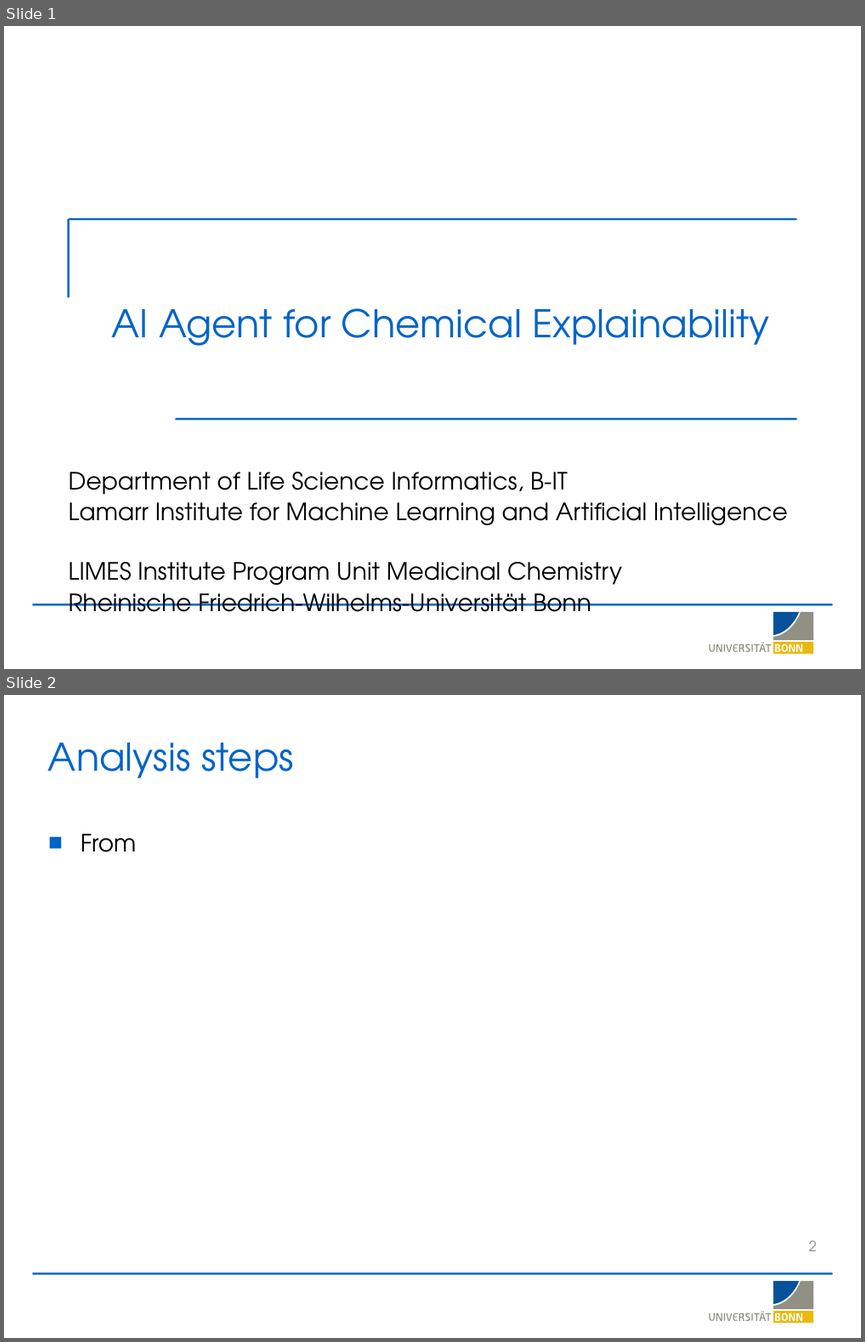
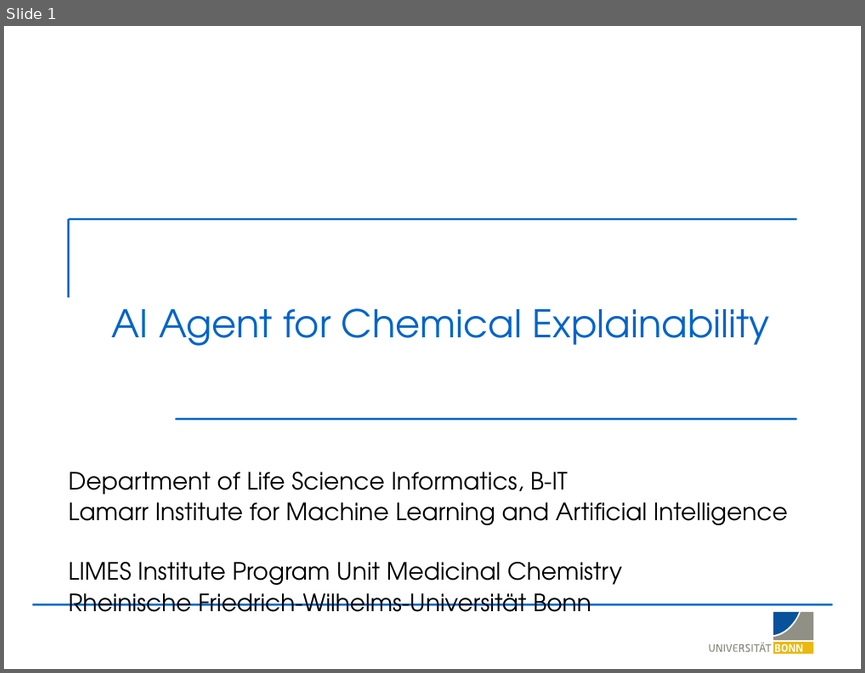
Before and after one commit to LSI-Uni-Bonn/ChemicHAL, a slide deck: slides/AI_Agent_Explainability.pptx. Shown one above the other, each under a label of ours: slides 1 and 2 before the commit, slide 1 after it. The pictures are 865x1342 and 865x673 pixels, drawn with LibreOffice and Linux fonts; fonts in the diff are those of the drawing; background and template pictures are left out. Boxes give left, top, right and bottom in pixels: in the first picture for what was removed or moved away, otherwise in the second. Text is boxed around its words. In the diff, an @@ line names an element or a change of style, - is before the commit and + after.

```diff
--- a/slides/AI_Agent_Explainability.pptx
+++ b/slides/AI_Agent_Explainability.pptx
@@ slide 2 removed at [4, 695, 861, 1338], background #FFFFFF; not listed: 20 template elements that a slide beside it also shows @@
@@ title removed at [48, 743, 294, 778] @@
-Analysis steps
@@ text removed at [80, 834, 137, 852] @@
-■ From
@@ page number removed at [809, 1240, 817, 1251] @@
-2
```
Also in this commit, not shown: 4 slides added, 5 other files.
